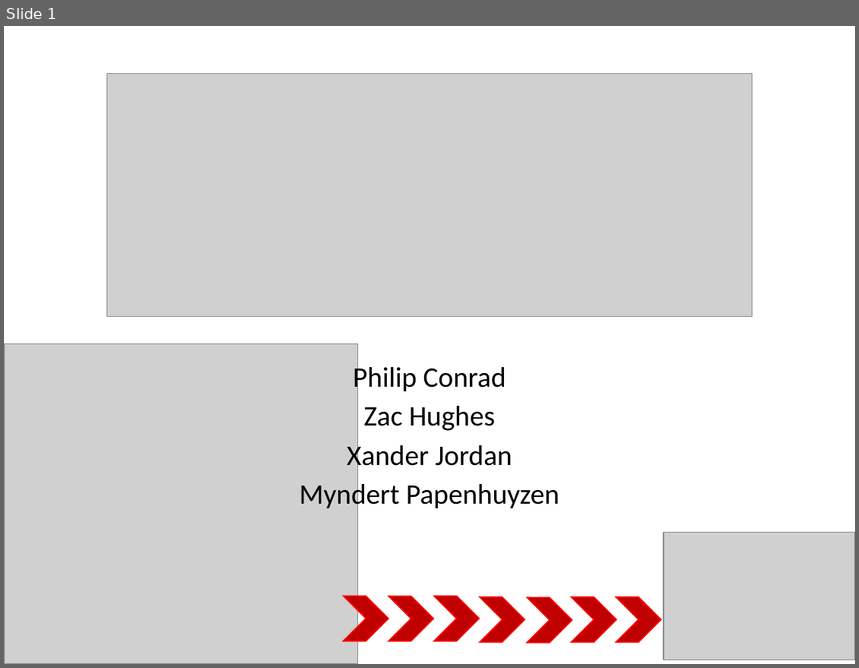
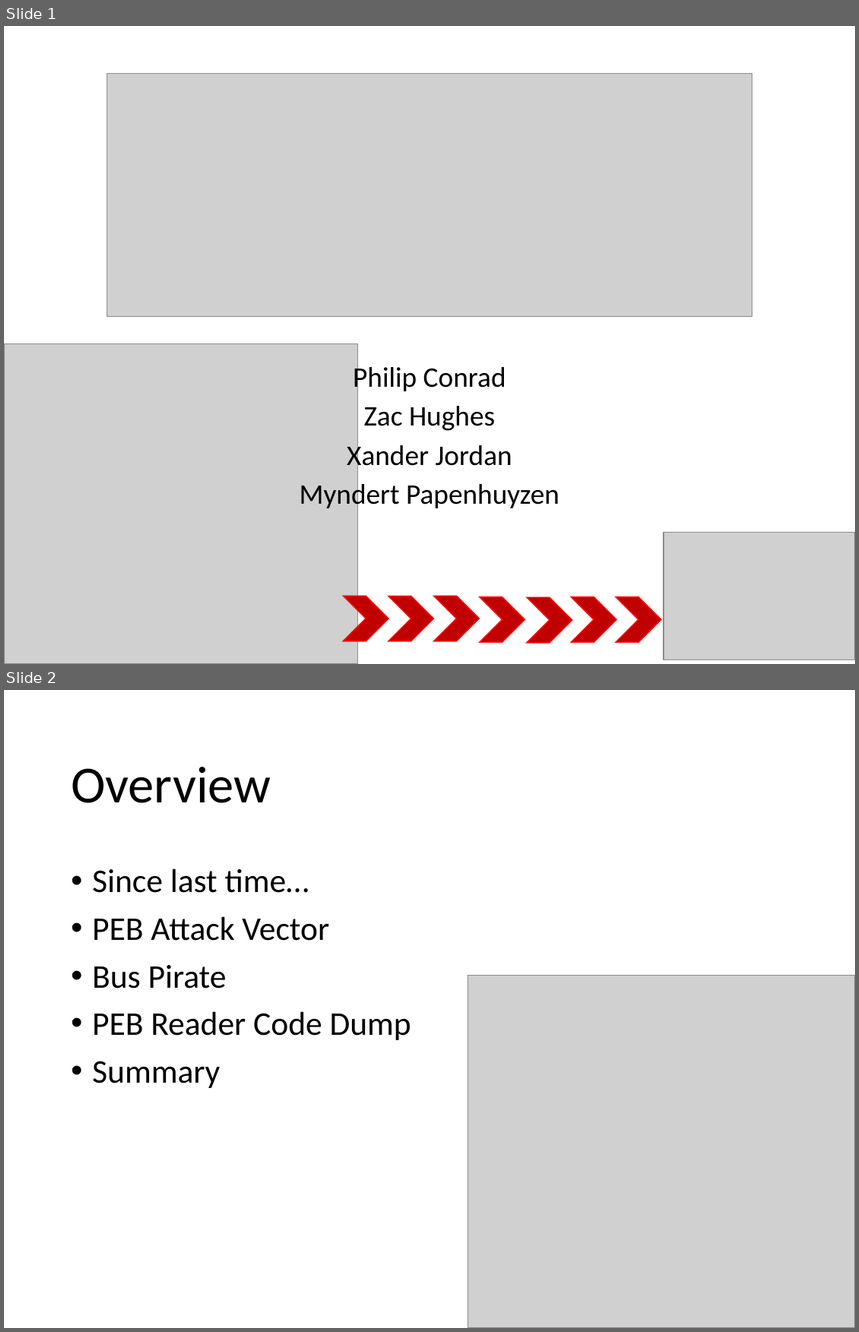
Before and after one commit to SCCapstone/omaha, a slide deck: docs/final-presentation.pptx. Shown one above the other, each under a label of ours: slide 1 before the commit, slides 1 and 2 after it. The pictures are 859x668 and 859x1332 pixels, drawn with LibreOffice and Linux fonts; fonts in the diff are those of the drawing; grey boxes stand for pictures. Boxes give left, top, right and bottom in pixels: in the first picture for what was removed or moved away, otherwise in the second. Text is boxed around its words. In the diff, an @@ line names an element or a change of style, - is before the commit and + after.

```diff
--- a/docs/final-presentation.pptx
+++ b/docs/final-presentation.pptx
@@ slide 2 added at (x1=4, y1=690, x2=855, y2=1328), background #FFFFFF @@
@@ title added at (x1=71, y1=767, x2=271, y2=803), 44 pt, text #000000 @@
+Overview
@@ text added at (x1=92, y1=869, x2=411, y2=1088), 28 pt, text #000000 @@
+• Since last time…
+• PEB Attack Vector
+• Bus Pirate
+• PEB Reader Code Dump
+• Summary
@@ picture added at (x1=468, y1=975, x2=855, y2=1328) @@
```
Also in this commit, not shown: 5 other slides added, 1 slide removed, 3 other files.
